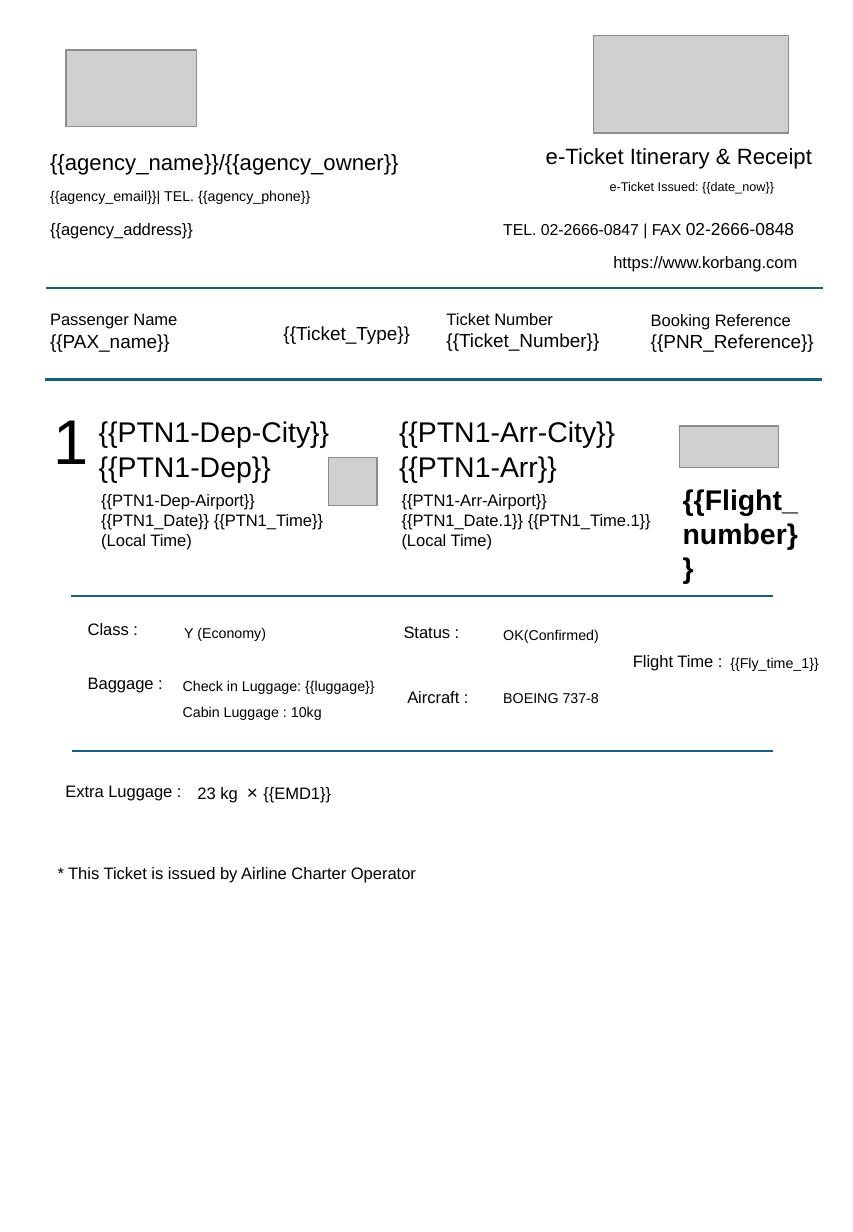
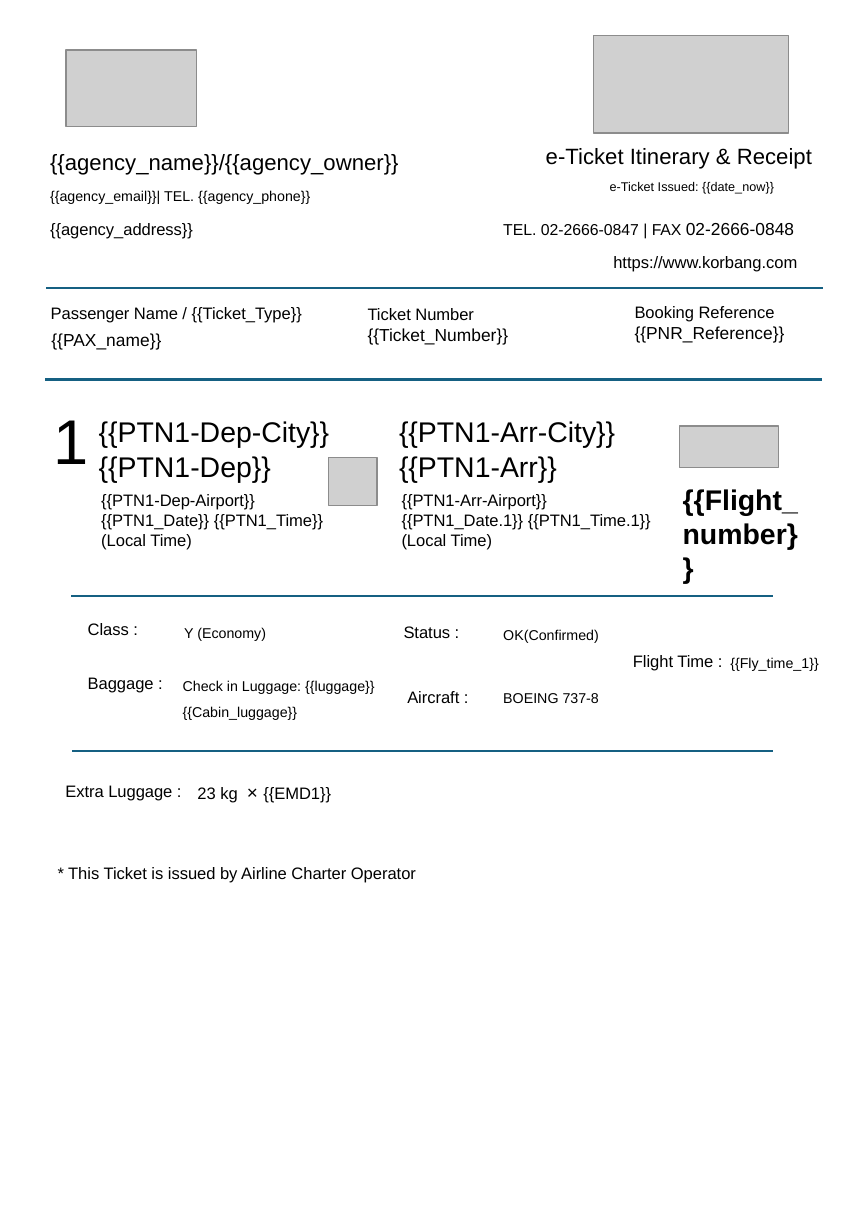
Before and after one commit to shehab-01/airline-ticket-printing-system, a slide deck: slide 1 of backend/templates/ticket_template_oneway.pptx. Drawn at 853x1232 pixels with LibreOffice and Linux fonts; fonts in the diff are those of the drawing; grey boxes stand for pictures. Boxes give left, top, right and bottom in pixels: in the first picture for what was removed or moved away, otherwise in the second. Text is boxed around its words. In the diff, an @@ line names an element or a change of style, - is before the commit and + after.

```diff
--- a/backend/templates/ticket_template_oneway.pptx
+++ b/backend/templates/ticket_template_oneway.pptx
@@ text "Ticket Number": place and size @@
-text "Ticket Number" at box(446, 313, 599, 351)
+text "Ticket Number" at box(368, 308, 509, 344)
@@ text "Booking Reference": place and size @@
-text "Booking Reference" at box(651, 314, 814, 352)
+text "Booking Reference" at box(635, 306, 785, 343)
@@ text "{{PAX_name}}": place and size @@
-text "{{PAX_name}}" at box(50, 313, 177, 352)
+text "{{PAX_name}}" at box(51, 333, 161, 350)
@@ text "{{PAX_name}}" at box(51, 333, 161, 350): size 12 to 11 pt @@
@@ text at box(50, 313, 177, 329): paragraph removed @@
-Passenger Name
@@ text at box(51, 307, 302, 322): text changed; size 12 to 10.5 pt @@
-{{Ticket_Type}}
+Passenger Name / {{Ticket_Type}}
@@ text at box(368, 328, 509, 344): size 12 to 11 pt in "{{Ticket_Number}}" @@
@@ text at box(635, 326, 785, 343): size 12 to 11 pt in "{{PNR_Reference}}" @@
@@ text at box(183, 706, 298, 720): text changed @@
-Cabin Luggage : 10kg
+{{Cabin_luggage}}
```
Also in this commit, not shown: 3 other files.
